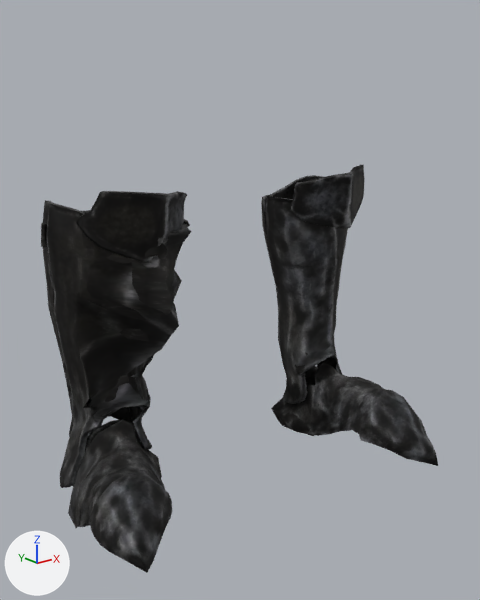
An edit to the glTF model characters_art/equipment/damaged_black/pieces/damaged_black_boots_elementalist.glb, drawn before and after from the same camera.
Camera for both pictures: a 50 mm lens placed at (-0.558, -0.748, 0.501), pointed at (-0.027, -0.084, 0.235). The axes (+X, +Y, +Z) are drawn at lower left. The lights are the same throughout. The first picture is the older version. Vertices at exactly the same position are counted once.

Script lines for the objects in view, before the commit:
```python
me_damaged_black_boots = bpy.data.meshes.new('damaged_black_boots')
me_damaged_black_boots.from_pydata(...)  # 4162 vertices, 7724 faces; spans x -0.279..0.248, y -0.262..0.097, z -0.042..0.401
me_damaged_black_boots.materials.append(mat_13___default)
ob_damaged_black_boots = bpy.data.objects.new('damaged_black_boots', me_damaged_black_boots)
ob_damaged_black_boots.location = (0.0, 0.0, 0.0)
```
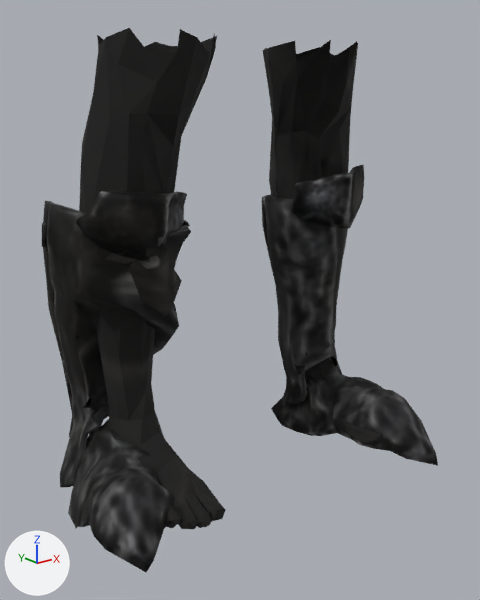
Boxes [x1, y1, x2, y2] around the edits, measured in the pictures (480 x 600 px):
'damaged_black_boots', reshaped (33% taller): before [41, 165, 438, 573]; after [42, 28, 438, 572]
part 1 of me_damaged_black_boots, rebuilt: before [63, 360, 72, 400]; after [63, 360, 72, 399]
part 2 of me_damaged_black_boots, added: after [109, 412, 226, 529]
part 3 of me_damaged_black_boots, added: after [305, 357, 383, 446]
part 4 of me_damaged_black_boots, added: after [263, 40, 358, 200]
part 5 of me_damaged_black_boots, added: after [79, 28, 217, 421]
part 6 of me_damaged_black_boots, built on: before [261, 165, 438, 466]; after [262, 165, 438, 466]
part 7 of me_damaged_black_boots, built on: before [41, 191, 192, 573]; after [42, 191, 191, 572]
part 8 of me_damaged_black_boots, edited (looks the same): [64, 192, 436, 527] in both

Patch to the scene script:
```diff
--- a/characters_art/equipment/damaged_black/pieces/damaged_black_boots_elementalist.glb.py
+++ b/characters_art/equipment/damaged_black/pieces/damaged_black_boots_elementalist.glb.py
@@ img_damaged_black_atlas_normal @@
+img_damaged_black_atlas_normal = load_image('damaged_black_atlas_normal', '../textures/damaged_black_atlas_normal.webp', 1024, 1024, 'Non-Color')
@@ img_damaged_black_atlas_metallicroughness @@
+img_damaged_black_atlas_metallicroughness = load_image('damaged_black_atlas_metallicroughness', '../textures/damaged_black_atlas_metallicroughness.webp', 1024, 1024, 'Non-Color')
@@ img_damaged_black_atlas_basecolor @@
+img_damaged_black_atlas_basecolor = load_image('damaged_black_atlas_basecolor', '../textures/damaged_black_atlas_basecolor.webp', 1024, 1024, 'sRGB')
@@ mat_damaged_black_atlas @@
+mat_damaged_black_atlas = bpy.data.materials.new('damaged_black_atlas')
+# uses the picture img_damaged_black_atlas_basecolor
+# uses the picture img_damaged_black_atlas_metallicroughness
+# uses the picture img_damaged_black_atlas_normal
@@ me_damaged_black_boots @@
 # used by ob_damaged_black_boots; location = (0.0, 0.0, 0.0)
-me_damaged_black_boots.from_pydata(...)  # 4162 vertices, 7724 faces; spans x -0.279..0.248, y -0.262..0.097, z -0.042..0.401
+me_damaged_black_boots.from_pydata(...)  # 2264 vertices, 3947 faces; spans x -0.279..0.248, y -0.261..0.097, z -0.042..0.565
+# me_damaged_black_boots part 1: the loose piece of 58 vertices spanning x -0.223..-0.21, y 0.043..0.06, z 0.097..0.153 is rebuilt with 10 vertices and now spans x -0.222..-0.21, y 0.043..0.06, z 0.097..0.153, in mat_damaged_black_atlas
+# me_damaged_black_boots part 2: a new loose piece of 215 vertices spanning x -0.218..-0.126, y -0.198..0.018, z -0.002..0.102, in mat_damaged_black_atlas
+# me_damaged_black_boots part 3: a new loose piece of 215 vertices spanning x 0.126..0.218, y -0.198..0.019, z -0.002..0.102, in mat_damaged_black_atlas
+# me_damaged_black_boots part 4: a new loose piece of 97 vertices spanning x 0.058..0.213, y -0.126..0.039, z 0.092..0.565, in mat_damaged_black_atlas
+# me_damaged_black_boots part 5: a new loose piece of 96 vertices spanning x -0.213..-0.058, y -0.126..0.037, z 0.092..0.565, in mat_damaged_black_atlas
+# me_damaged_black_boots part 6: 75 vertices moved from x 0.084..0.238, y -0.208..0.059, z -0.032..0.369 to x 0.09..0.238, y -0.208..0.057, z -0.032..0.369; 1594 vertices removed from x 0.071..0.248, y -0.262..0.063, z -0.039..0.401; 351 vertices added at x 0.076..0.247, y -0.261..0.062, z -0.039..0.401
+# me_damaged_black_boots part 7: 96 vertices moved from x -0.273..-0.107, y -0.179..0.089, z -0.039..0.393 to x -0.273..-0.106, y -0.165..0.09, z -0.04..0.39; 1522 vertices removed from x -0.279..-0.078, y -0.209..0.097, z -0.042..0.395; 373 vertices added at x -0.279..-0.087, y -0.208..0.097, z -0.042..0.394
+# me_damaged_black_boots part 8: 389 faces spanning x -0.279..0.245, y -0.253..0.095, z -0.039..0.389 switch from mat_13___default to mat_damaged_black_atlas
+# other edits to the shape of me_damaged_black_boots do not show in these pictures
```
